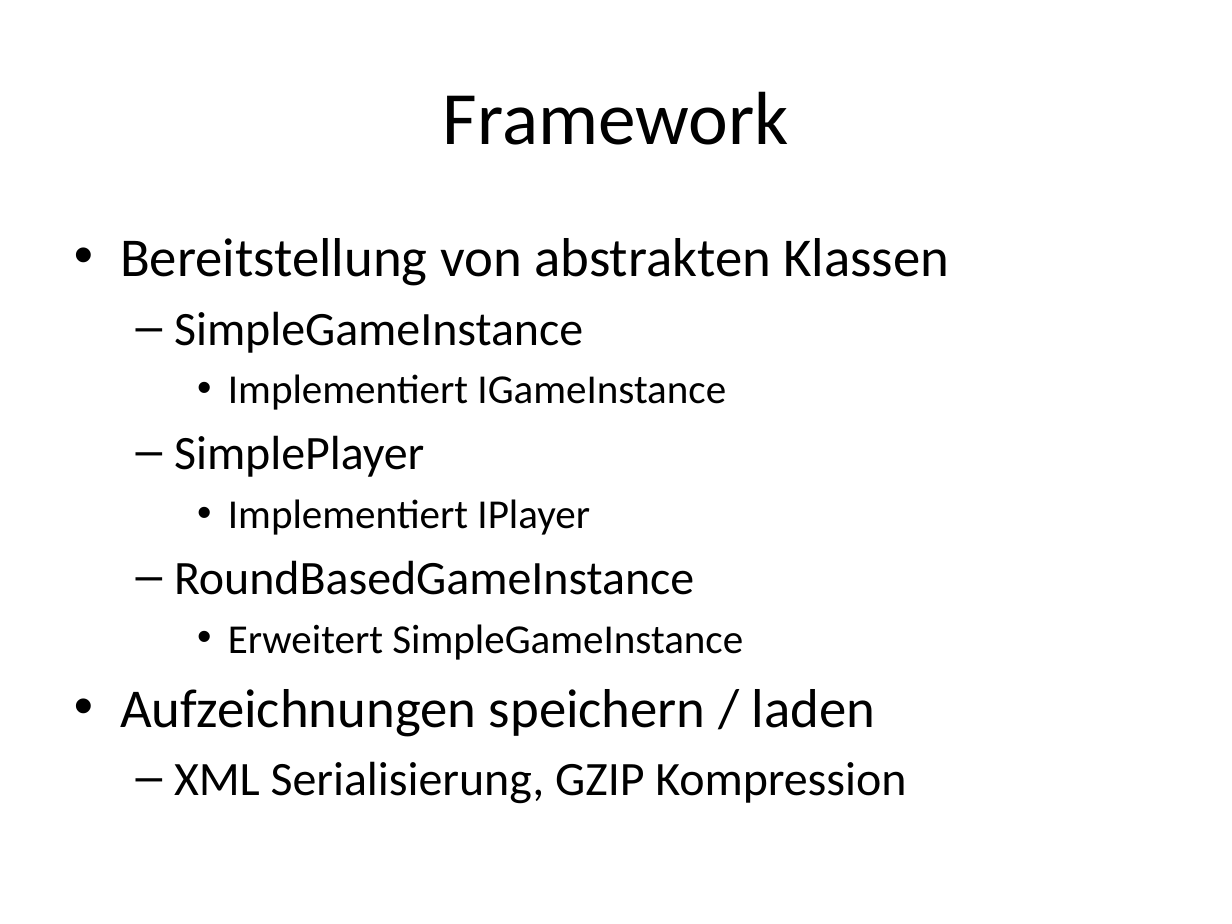
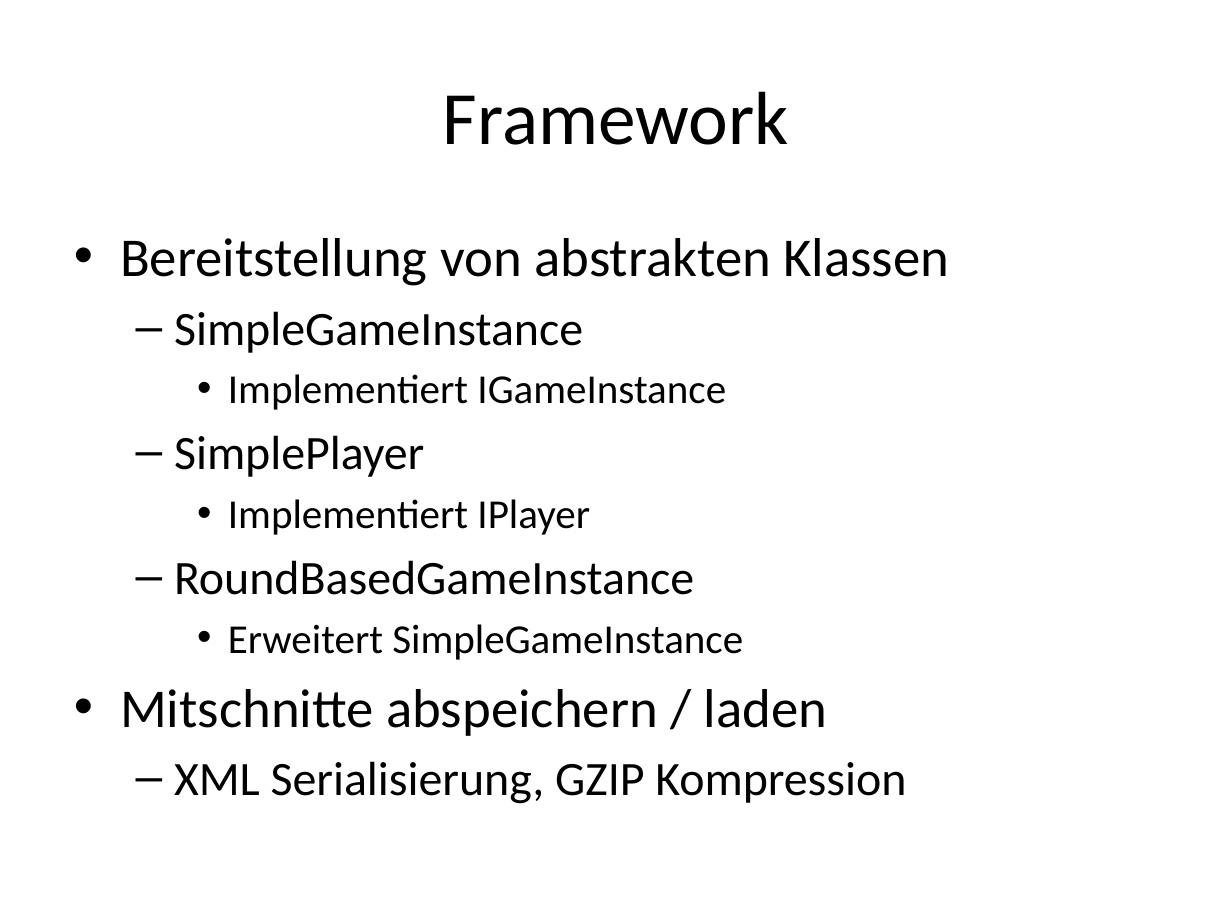
Before and after one commit to software-challenge/backend, a slide deck: slide 33 of organisation/sc2010_final.pptx (slide 32 before the commit). Drawn at 1232x924 pixels with LibreOffice and Linux fonts; fonts in the diff are those of the drawing. Boxes give left, top, right and bottom in pixels: in the first picture for what was removed or moved away, otherwise in the second. Text is boxed around its words. In the diff, an @@ line names an element or a change of style, - is before the commit and + after.

```diff
--- a/organisation/sc2010_final.pptx
+++ b/organisation/sc2010_final.pptx
@@ text at (120, 689, 827, 736): text changed @@
-• Aufzeichnungen speichern / laden
+• Mitschnitte abspeichern / laden
```
Also in this commit, not shown: 2 other slides changed, 1 slide added.
